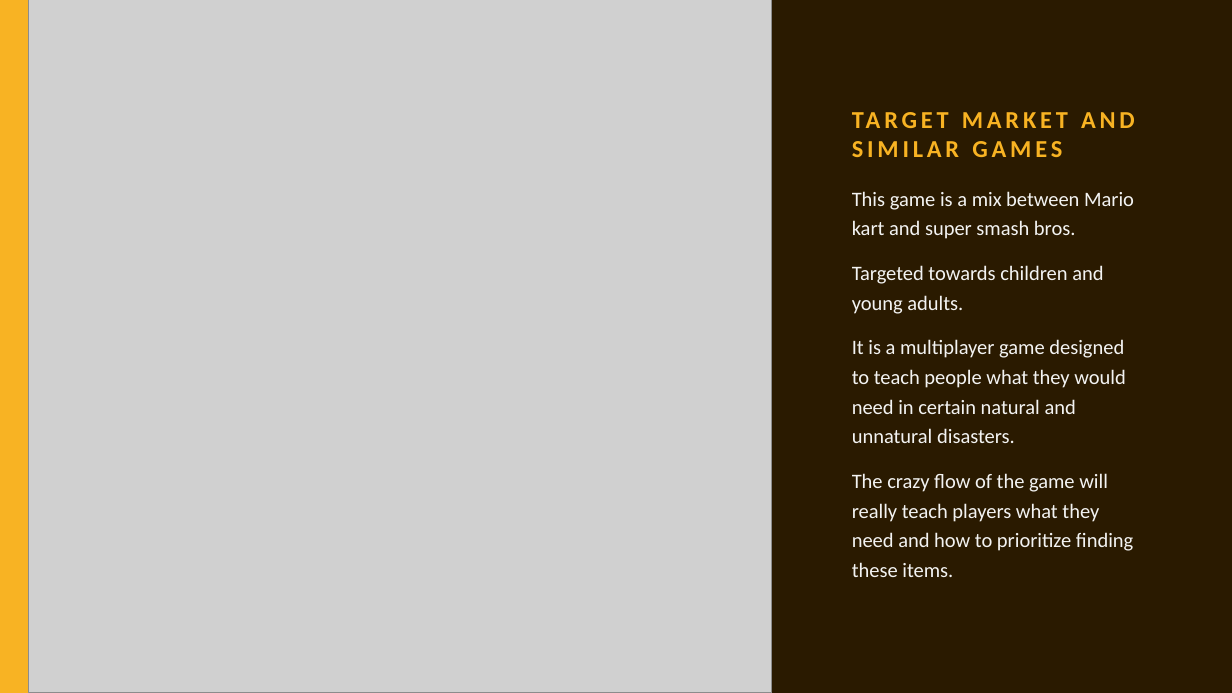
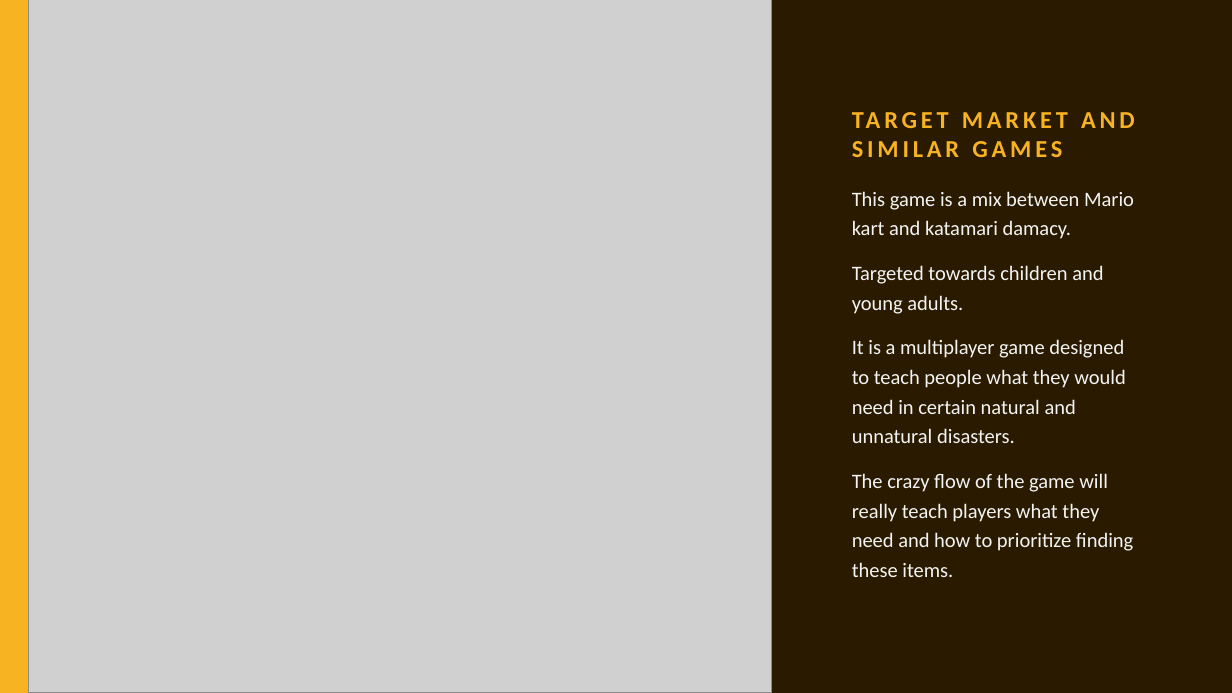
Before and after one commit to naelstrof/BodegaBash, a slide deck: slide 4 of GamePitch2_BodegaBash.pptx. Drawn at 1232x693 pixels with LibreOffice and Linux fonts; fonts in the diff are those of the drawing; grey boxes stand for pictures. Boxes give left, top, right and bottom in pixels: in the first picture for what was removed or moved away, otherwise in the second. Text is boxed around its words. In the diff, an @@ line names an element or a change of style, - is before the commit and + after.

Commit message:
changed related games

```diff
--- a/GamePitch2_BodegaBash.pptx
+++ b/GamePitch2_BodegaBash.pptx
@@ text at (x1=852, y1=191, x2=1134, y2=239): text changed @@
-This game is a mix between Mario kart and super smash bros.
+This game is a mix between Mario kart and katamari damacy.
```
